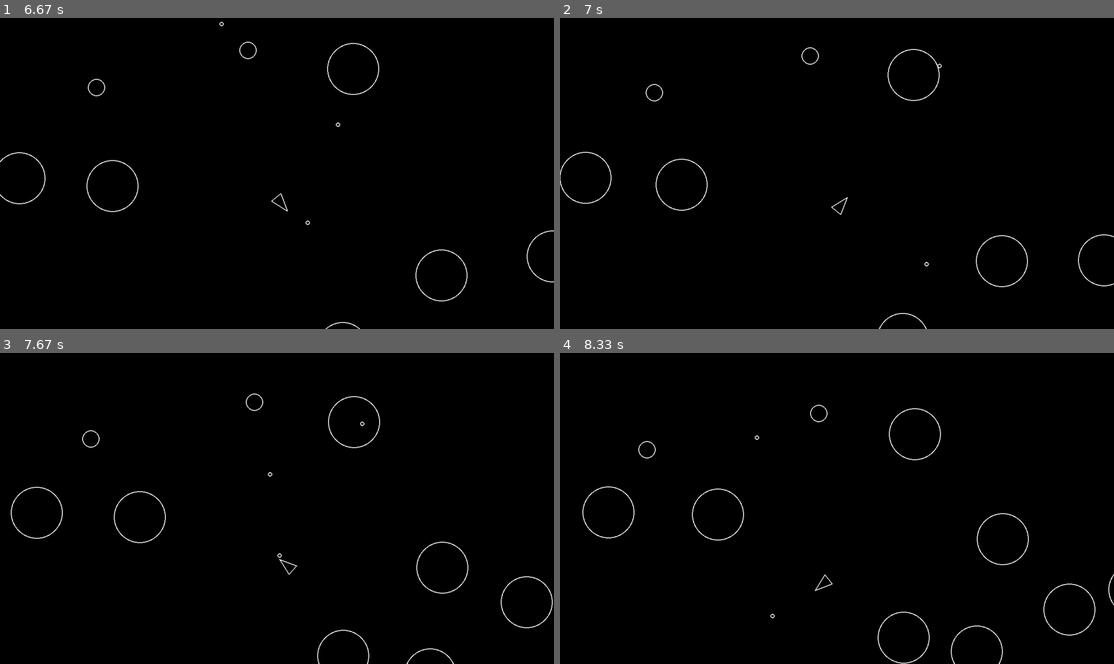
Above: before the commit, frames 1-4 (two rows, left to right).
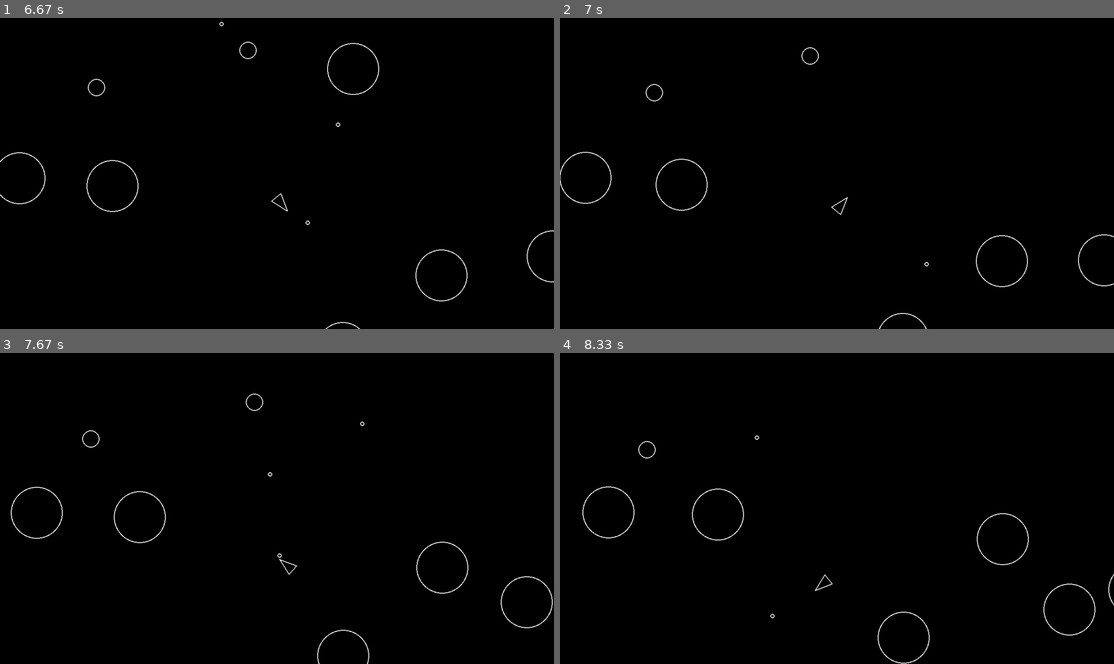
Above: after the commit, the same moments.

Repository: niklonberg/pygame-asteroids
Game: pygame game, started from main.py
The game is run twice, just before and just after one commit, with the same random seed, the same clock (stepped at 60 frames per second) and the same inputs.
Inputs:
- Up to frame 1 (6.67 s): tap Space at 0.33, 0.73, 1.03, 1.23, 1.57, 1.87, 2.07, 2.37, 2.63, 2.97, 3.27, 3.4, 3.8, 4.1, 4.47, 4.87, 5.17, 5.37, 5.67, 5.87, 6.2, 6.5 s; hold D 0.67-1.13 s; hold W 1.17-1.47 s; hold D 1.5-1.97 s; hold A 2-2.53 s; hold S 2.57-2.87 s; hold A 2.9-3.3 s; hold W 3.33-3.7 s; hold D 3.73-4.37 s; hold S 4.4-4.77 s; hold A 4.8-5.27 s; hold D 5.3-5.77 s; hold W 5.8-6.1 s; hold D 6.13-6.6 s; hold A from 6.63 s (still down)
- Up to frame 2 (7 s): keep holding A; tap Space at 6.7 s
- Up to frame 3 (7.67 s): tap Space at 7, 7.27, 7.6 s; release A at 7.17 s; hold S 7.2-7.5 s; hold A from 7.53 s (still down)
- Up to frame 4 (8.33 s): tap Space at 7.9, 8.03 s; release A at 7.93 s; hold W from 7.97 s (still down)

Frame 1 is identical in both runs. In frame 2, 0.1% of the frame differs, in the area x 59-69%, y 9-27%; in frame 3, 0.2%; in frame 4, 0.3%, in the area x 45-80%, y 16-100%.

Commit message:
add collision detec. between shots and asteroids

Diff:
--- a/main.py
+++ b/main.py
@@ -47,10 +47,16 @@
       obj.update(dt)
 
     for asteroid in asteroids:
-      collision = asteroid.collision(player)
-      if collision:
+      player_collision = asteroid.collision(player)
+      if player_collision:
         print('Game over!')
         sys.exit()
+
+      for shot in shots:
+        shot_collision = shot.collision(asteroid)
+        if shot_collision:
+          shot.kill()
+          asteroid.kill()
 
     screen.fill("black")
 
